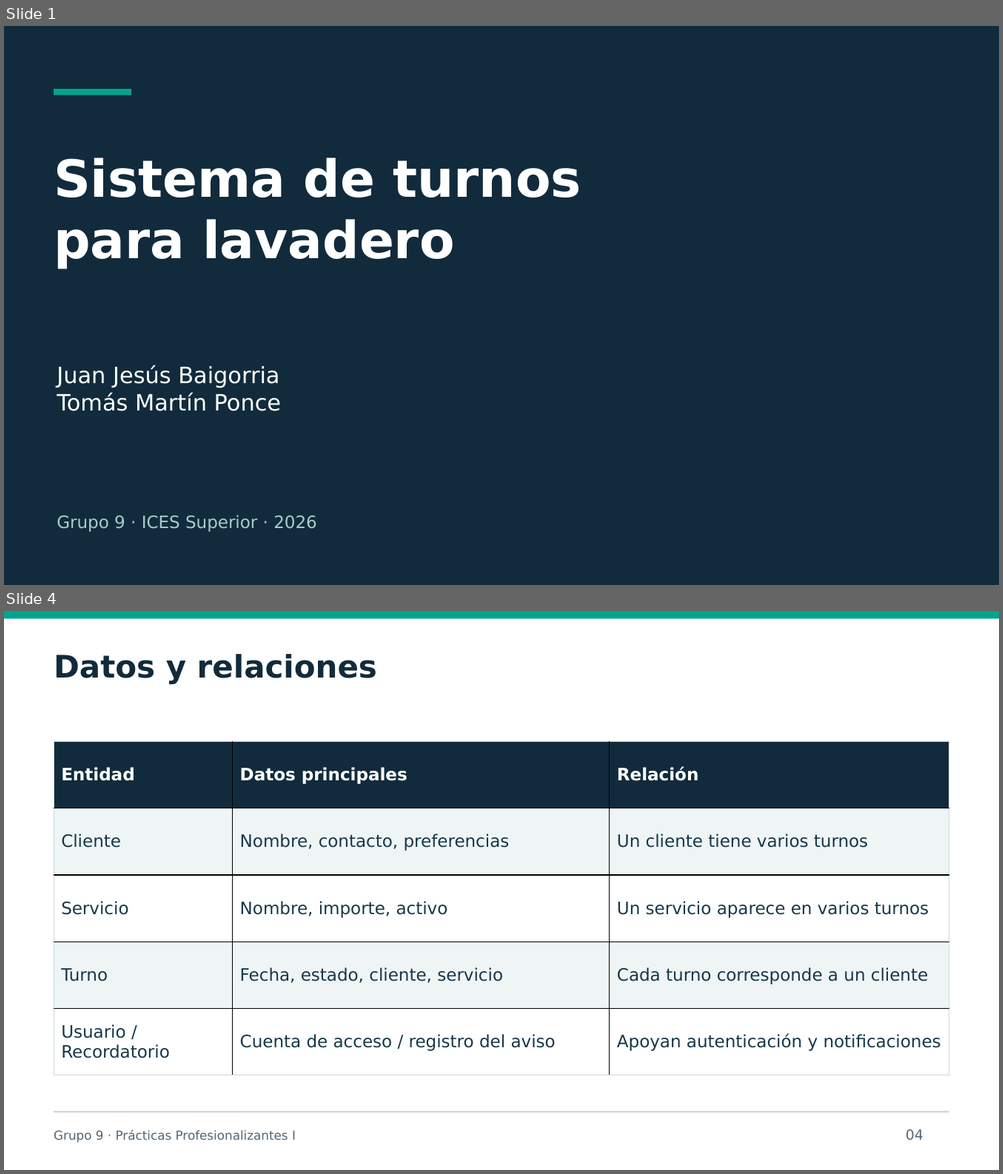
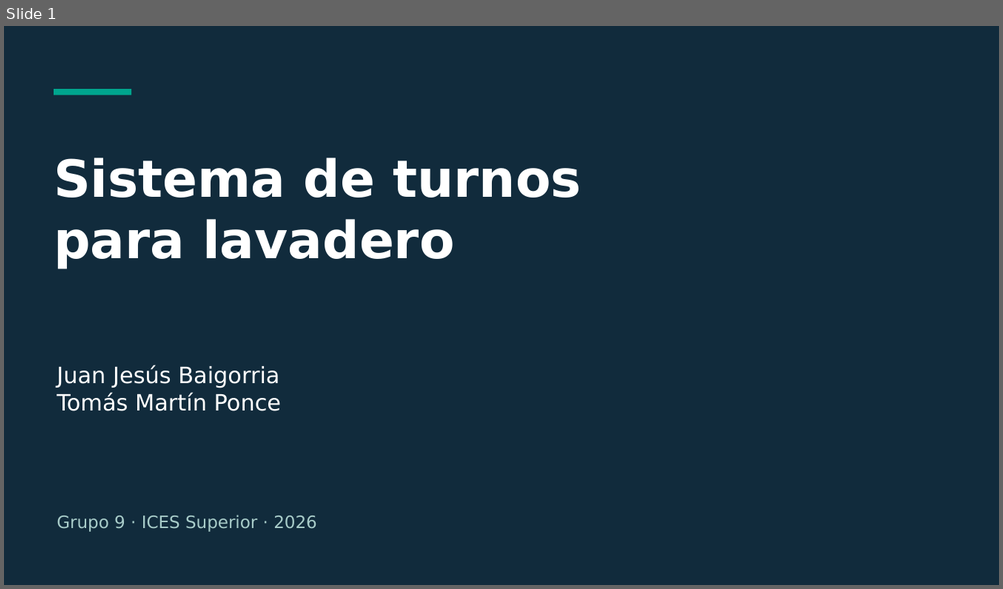
Before and after one commit to PracticasProfesionalizantes-I-2026/Grupo-9-TurnosLavadero, a slide deck: Documentos/Presentacion/TurnosLavadero-Grupo9.pptx. Shown one above the other, each under a label of ours: slides 1 and 4 before the commit, slide 1 after it; the slides between them are not shown. The pictures are 1003x1174 and 1003x589 pixels, drawn with LibreOffice and Linux fonts; fonts in the diff are those of the drawing. Boxes give left, top, right and bottom in pixels: in the first picture for what was removed or moved away, otherwise in the second. Text is boxed around its words. In the diff, an @@ line names an element or a change of style, - is before the commit and + after.

```diff
--- a/Documentos/Presentacion/TurnosLavadero-Grupo9.pptx
+++ b/Documentos/Presentacion/TurnosLavadero-Grupo9.pptx
@@ slide 4 removed at bbox=[4, 611, 999, 1170], background #FFFFFF @@
@@ rectangle removed at bbox=[4, 611, 999, 618] @@
@@ text removed at bbox=[54, 654, 377, 684] @@
-Datos y relaciones
@@ table removed at bbox=[54, 741, 949, 1076], 5 rows, 3 columns @@
-Entidad | Datos principales | Relación
-Cliente | Nombre, contacto, preferencias | Un cliente tiene varios turnos
-Servicio | Nombre, importe, activo | Un servicio aparece en varios turnos
-Turno | Fecha, estado, cliente, servicio | Cada turno corresponde a un cliente
-Usuario / Recordatorio | Cuenta de acceso / registro del aviso | Apoyan autenticación y notificaciones
@@ rectangle removed at bbox=[54, 1112, 949, 1113] @@
@@ text removed at bbox=[54, 1130, 296, 1143] @@
-Grupo 9 · Prácticas Profesionalizantes I
@@ text removed at bbox=[905, 1130, 923, 1140] @@
-04
```
Also in this commit, not shown: 8 slides changed, 9 slides added, 5 other slides removed, 44 other files.
